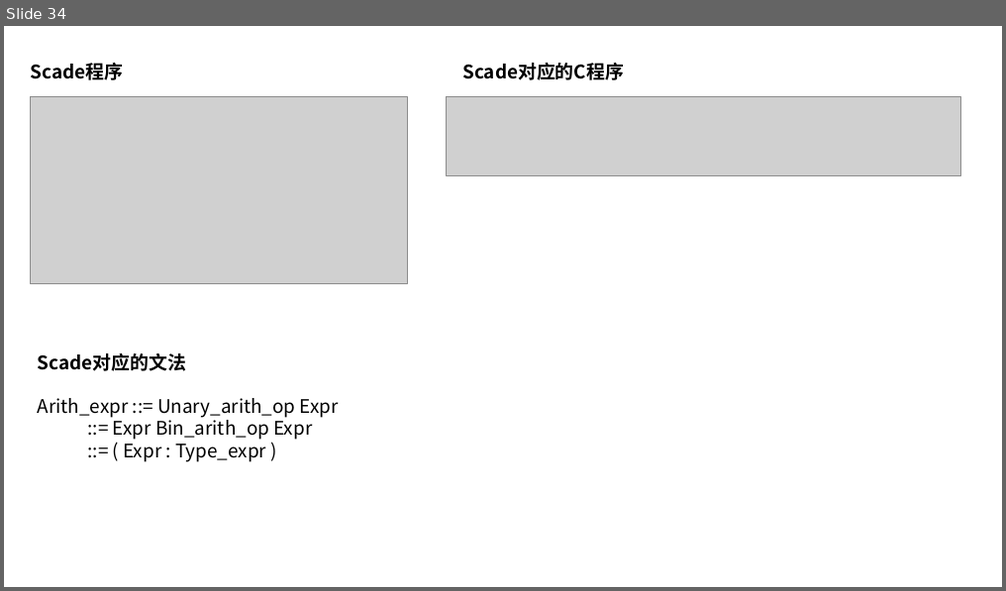
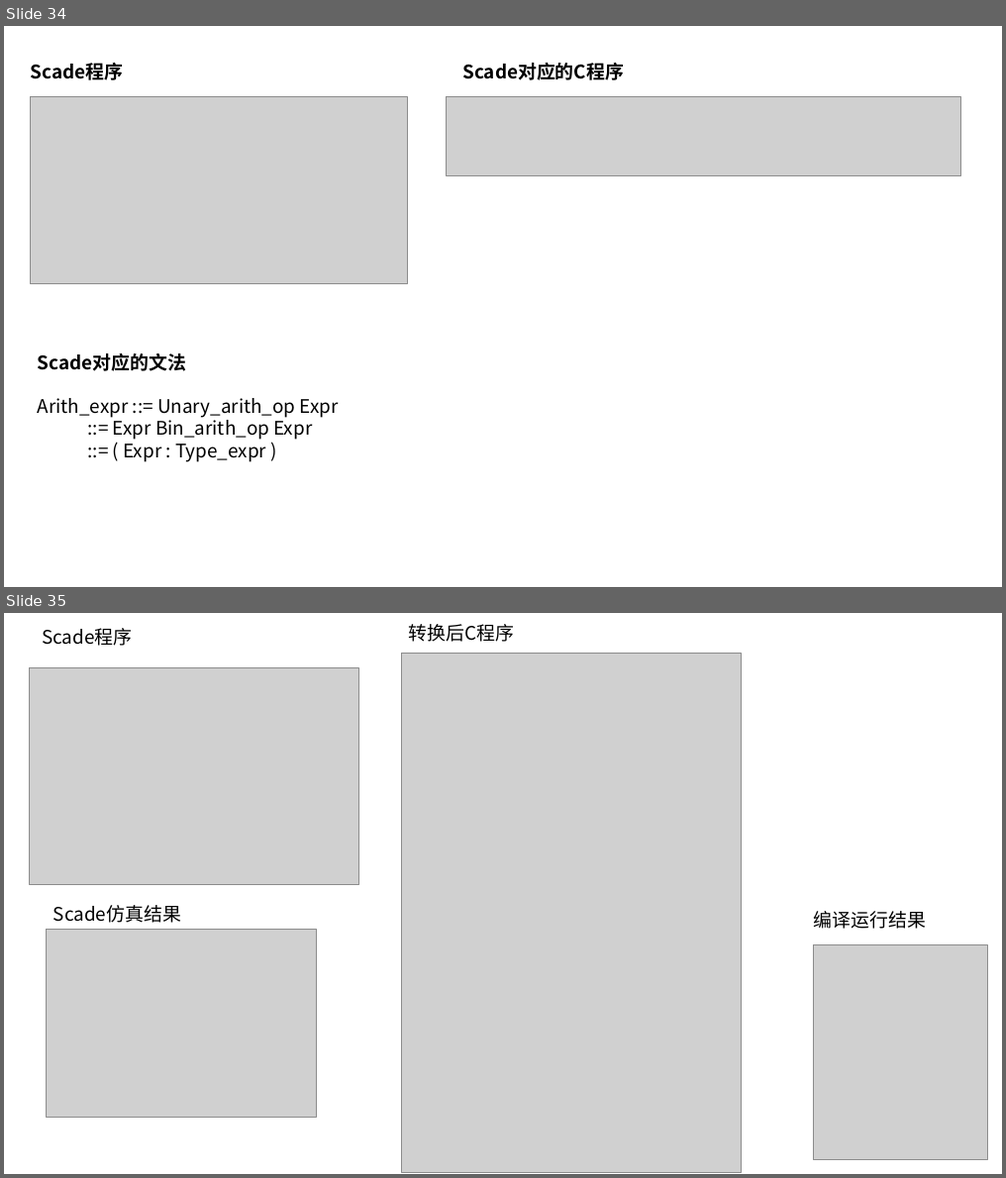
Before and after one commit to 6kuai300gmbzhc/SCADE2C, a slide deck: docs/scade.pptx. Shown one above the other, each under a label of ours: slide 34 before the commit, slides 34 and 35 after it. The pictures are 1006x591 and 1006x1178 pixels, drawn with LibreOffice and Linux fonts; fonts in the diff are those of the drawing; grey boxes stand for pictures. Boxes give left, top, right and bottom in pixels: in the first picture for what was removed or moved away, otherwise in the second. Text is boxed around its words. In the diff, an @@ line names an element or a change of style, - is before the commit and + after.

```diff
--- a/docs/scade.pptx
+++ b/docs/scade.pptx
@@ slide 35 added at (4,613,1002,1174), background #FFFFFF @@
@@ text added at (42,628,132,646), 18 pt, text #000000 @@
+Scade程序
@@ text added at (409,624,515,642), 18 pt, text #000000 @@
+转换后C程序
@@ picture added at (30,667,358,884) @@
@@ picture added at (402,653,742,1173) @@
@@ text added at (54,905,181,923), 18 pt, text #000000 @@
+Scade仿真结果
@@ picture added at (46,930,316,1118) @@
@@ text added at (814,911,926,929), 18 pt, text #000000 @@
+编译运行结果
@@ picture added at (813,945,987,1159) @@
```
Also in this commit, not shown: 4 other slides added, 1 slide removed, 23 other files.
